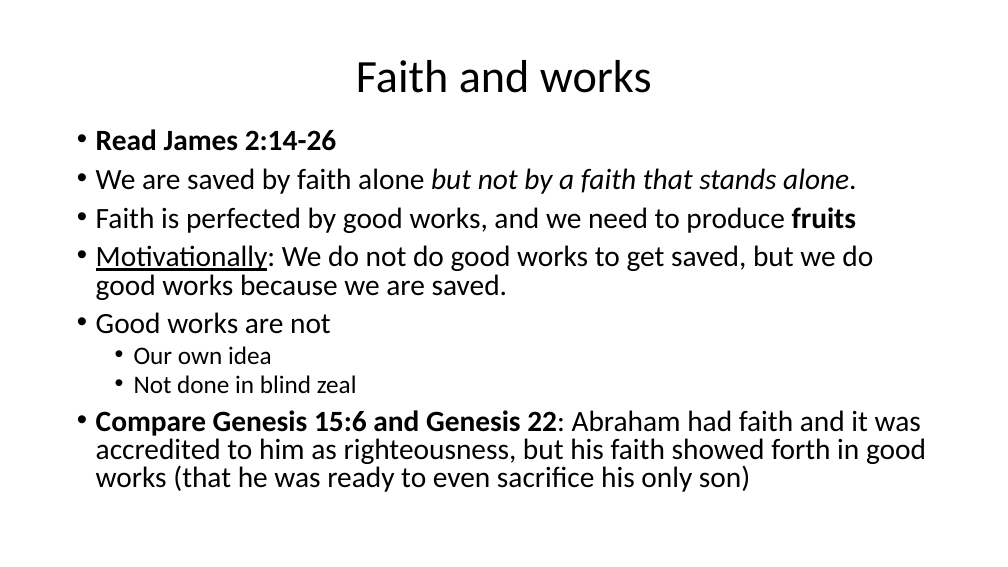
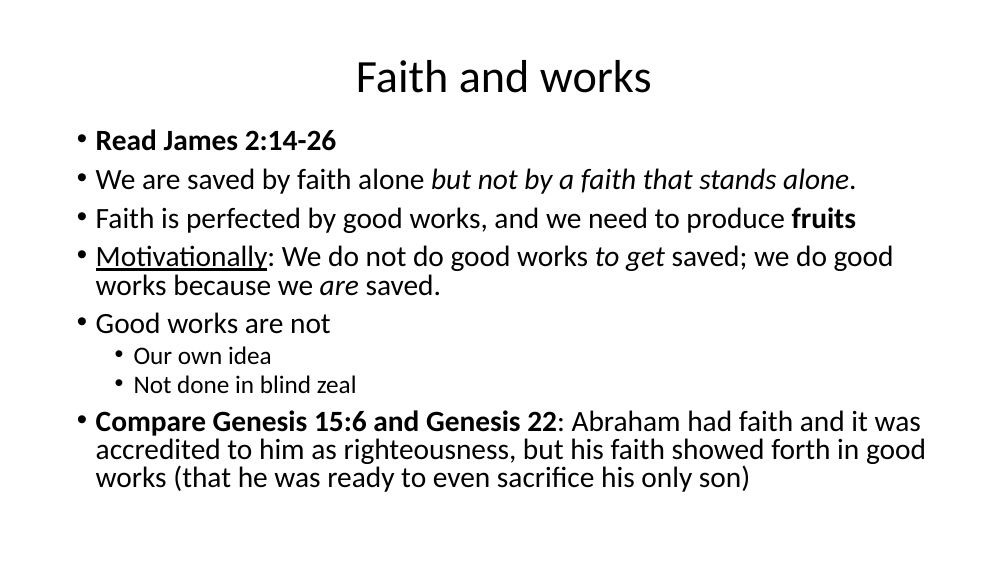
Before and after one commit to csmatyi/calvary_sunday_school, a slide deck: slide 23 of WSC85-88_211205.pptx. Drawn at 1008x567 pixels with LibreOffice and Linux fonts; fonts in the diff are those of the drawing. Boxes give left, top, right and bottom in pixels: in the first picture for what was removed or moved away, otherwise in the second. Text is boxed around its words. In the diff, an @@ line names an element or a change of style, - is before the commit and + after.

```diff
--- a/WSC85-88_211205.pptx
+++ b/WSC85-88_211205.pptx
@@ text at [96,245,894,296]: text changed @@
-• Motivationally: We do not do good works to get saved, but we do good works because we are saved.
+• Motivationally: We do not do good works to get saved; we do good works because we are saved.
```
Also in this commit, not shown: 5 other slides changed.
